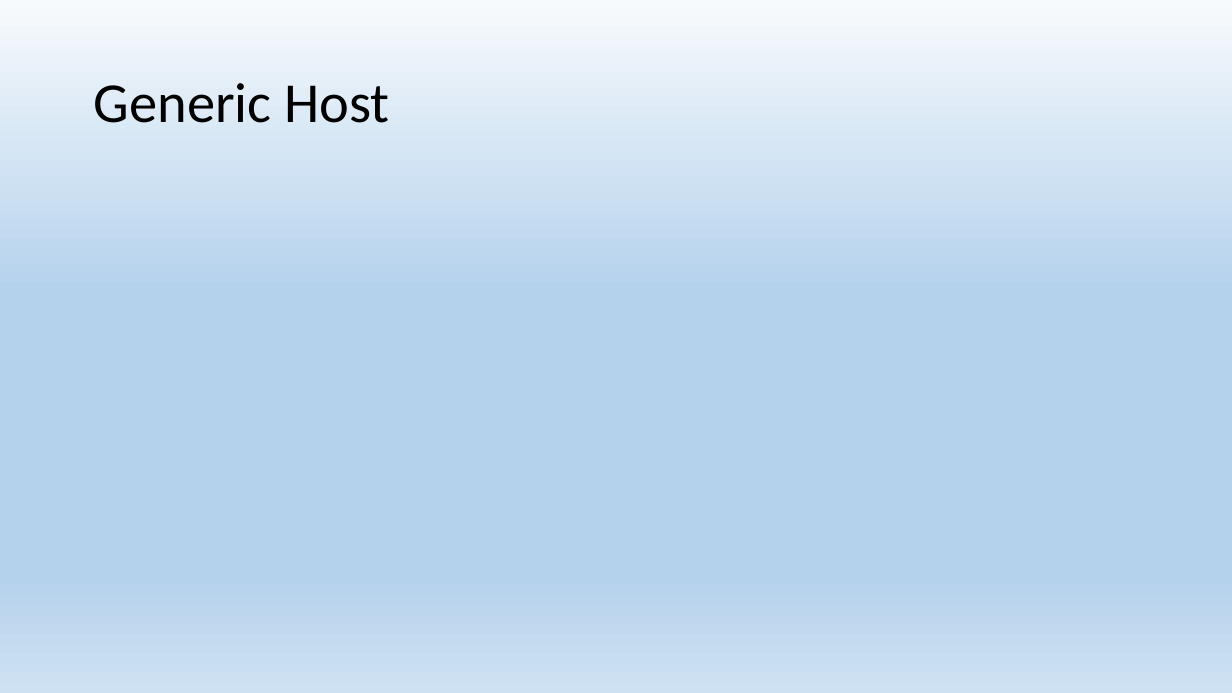
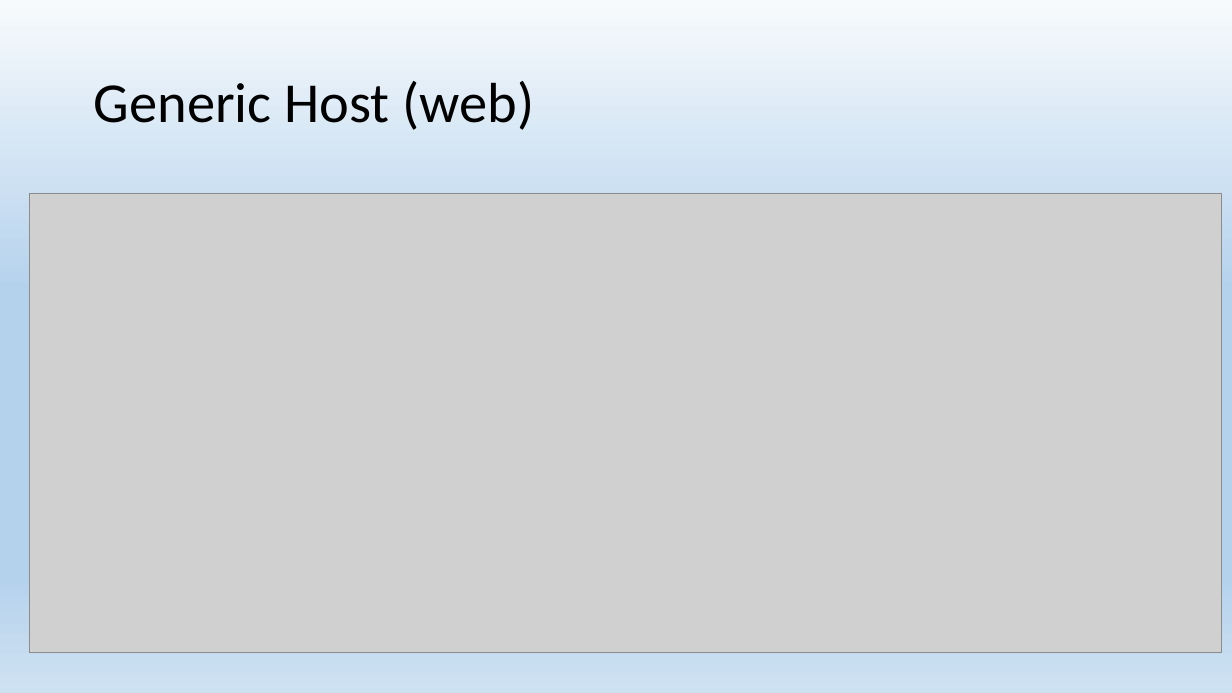
Before and after one commit to EPilyaev/ASPNetCoreMVC, a slide deck: slide 7 of Host&Startup&Di.pptx (slide 5 before the commit). Drawn at 1232x693 pixels with LibreOffice and Linux fonts; fonts in the diff are those of the drawing; grey boxes stand for pictures. Boxes give left, top, right and bottom in pixels: in the first picture for what was removed or moved away, otherwise in the second. Text is boxed around its words. In the diff, an @@ line names an element or a change of style, - is before the commit and + after.

Commit message:
Generic host

```diff
--- a/Host&Startup&Di.pptx
+++ b/Host&Startup&Di.pptx
@@ title at <box>94,81,534,130</box>: text changed @@
-Generic Host
+Generic Host (web)
@@ picture added at <box>29,193,1221,653</box> @@
```
Also in this commit, not shown: 5 slides added, 8 other files.
